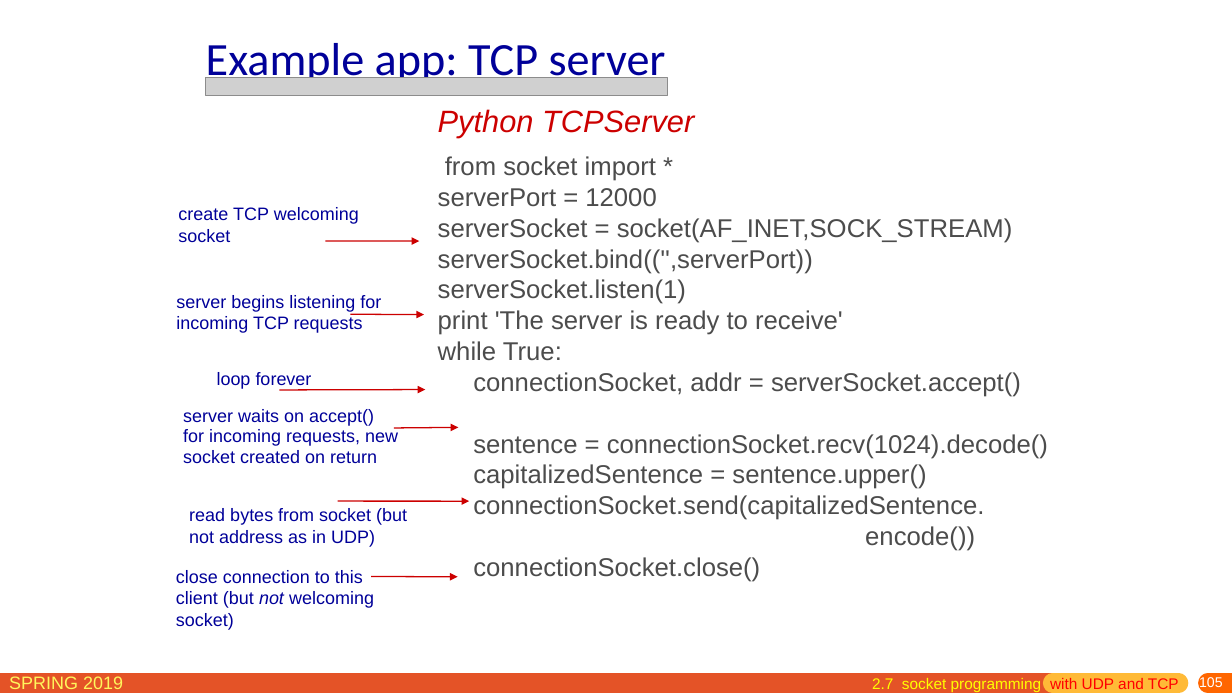
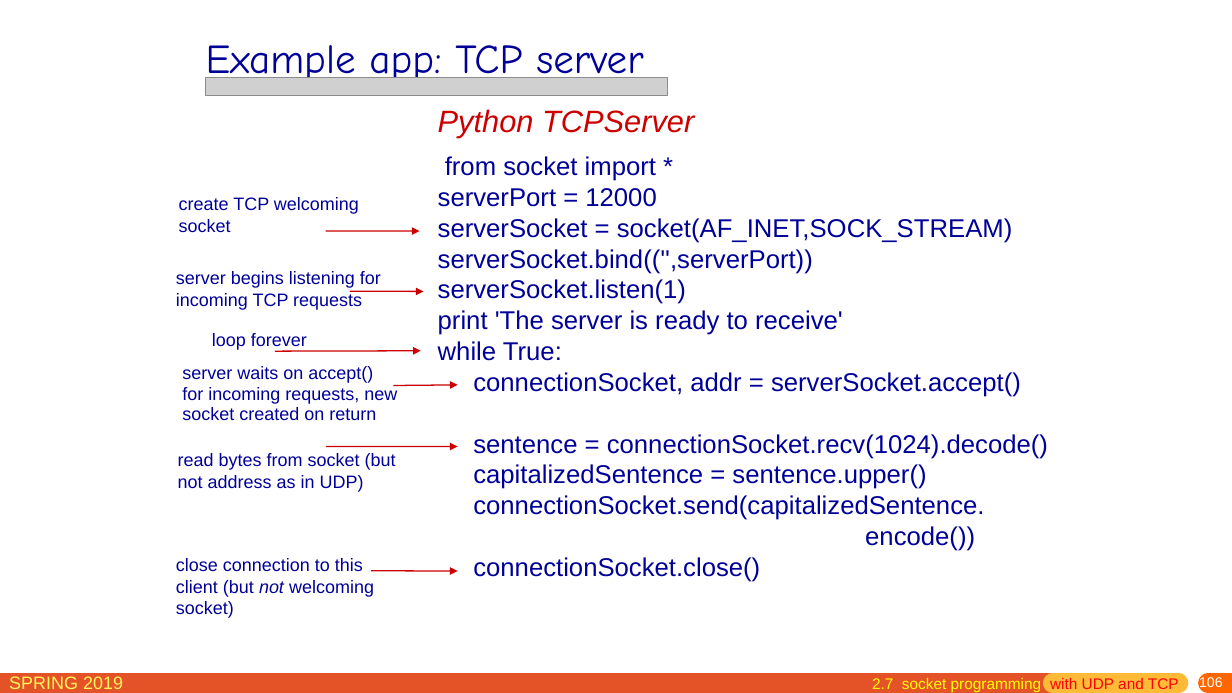
Before and after one commit to jichenghu/PPT_networkDistributed, a slide deck: slide 106 of chapter2.pptx (slide 105 before the commit). Drawn at 1232x693 pixels with LibreOffice and Linux fonts; fonts in the diff are those of the drawing; grey boxes stand for pictures. Boxes give left, top, right and bottom in pixels: in the first picture for what was removed or moved away, otherwise in the second. Text is boxed around its words. In the diff, an @@ line names an element or a change of style, - is before the commit and + after.

```diff
--- a/chapter2.pptx
+++ b/chapter2.pptx
@@ text "Example app: TCP server" at [206,45,643,86]: size 36 to 32 pt, font Calibri to Comic Neue @@
@@ text "from socket import *" at [438,156,1048,582]: text colour #4C4C4C to #000099 @@
@@ 2 texts, 1 arrow: place and size @@
-2 texts, 1 arrow at [176,207,420,630]
+2 texts, 1 arrow at [176,197,420,618]
@@ text "server begins listening for incoming ...": place and size @@
-text "server begins listening for incoming ..." at [176,295,381,333]
+text "server begins listening for incoming ..." at [176,271,381,310]
@@ arrow moved from (350, 314) - (424, 314) to (350, 291) - (423, 291) @@
@@ text "loop forever": place and size @@
-text "loop forever" at [217,372,312,389]
+text "loop forever" at [212,333,307,351]
@@ text "server waits on accept()": place and size @@
-text "server waits on accept()" at [183,409,398,463]
+text "server waits on accept()" at [182,366,397,420]
@@ arrow moved from (279, 390) - (425, 390) to (274, 351) - (421, 351) @@
@@ arrow moved from (394, 428) - (458, 428) to (394, 385) - (457, 385) @@
@@ text "read bytes from socket (but ...": place and size @@
-text "read bytes from socket (but ..." at [189,508,407,547]
+text "read bytes from socket (but ..." at [178,453,396,492]
@@ arrow moved from (338, 501) - (470, 501) to (326, 446) - (457, 446) @@
@@ arrow moved from (372, 577) - (457, 577) to (372, 571) - (457, 571) @@
@@ page number at [1199,676,1223,691]: text changed @@
-105
+106
```
Also in this commit, not shown: 56 other slides changed, 1 slide added, 1 other file.
